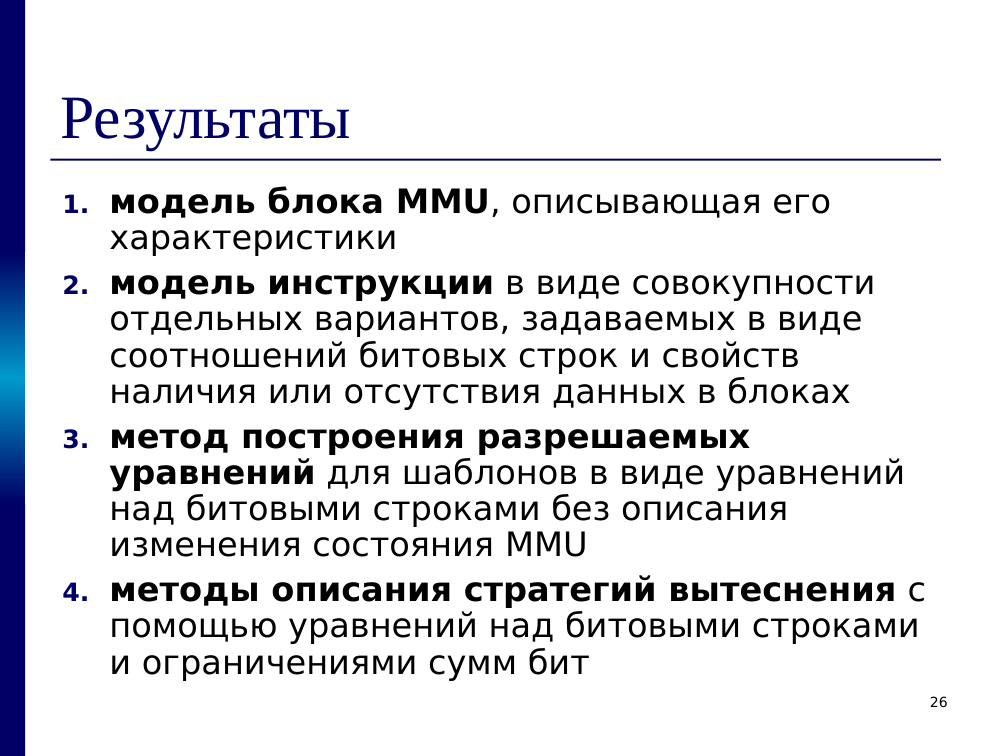
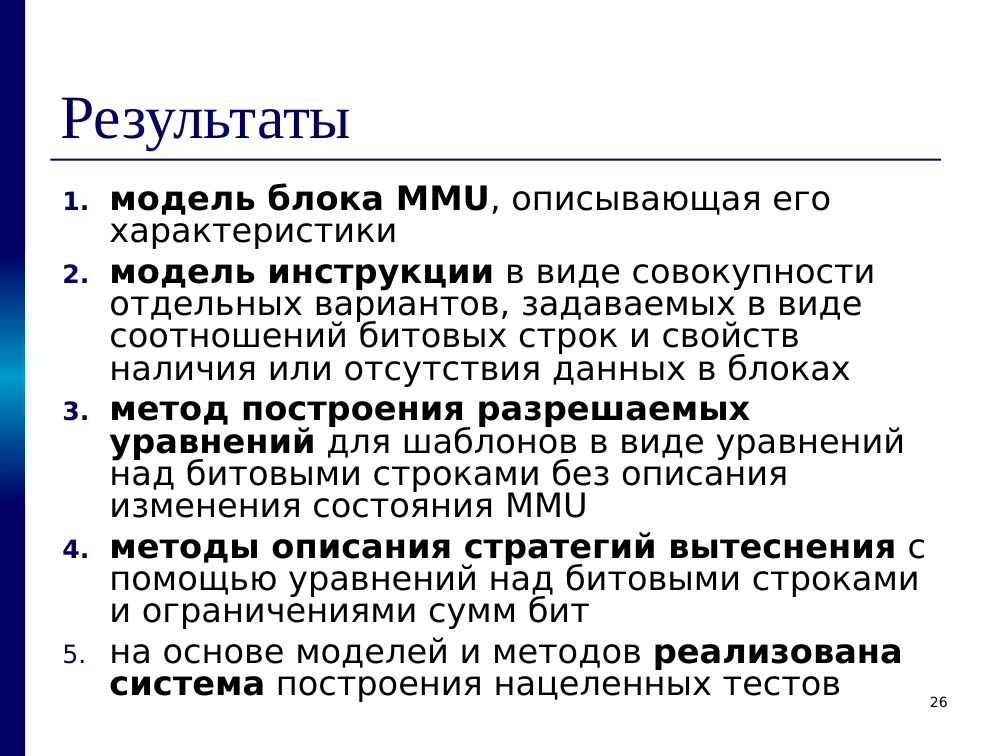
Before and after one commit to kornevgen/tesla-project, a slide deck: slide 26 of papers/THESIS/talks/pred/prethesis9.ppt. Drawn at 1008x756 pixels with LibreOffice and Linux fonts; fonts in the diff are those of the drawing. Boxes give left, top, right and bottom in pixels: in the first picture for what was removed or moved away, otherwise in the second. Text is boxed around its words. In the diff, an @@ line names an element or a change of style, - is before the commit and + after.

```diff
--- a/papers/THESIS/talks/pred/prethesis9.ppt
+++ b/papers/THESIS/talks/pred/prethesis9.ppt
@@ text at (109,183,926,629): line spacing 0.9 to 0.8 @@
@@ text at (109,637,903,702): paragraph added @@
+5. на основе моделей и методов реализована система построения нацеленных тестов
```
Also in this commit, not shown: 9 other slides changed, 1 slide added.
